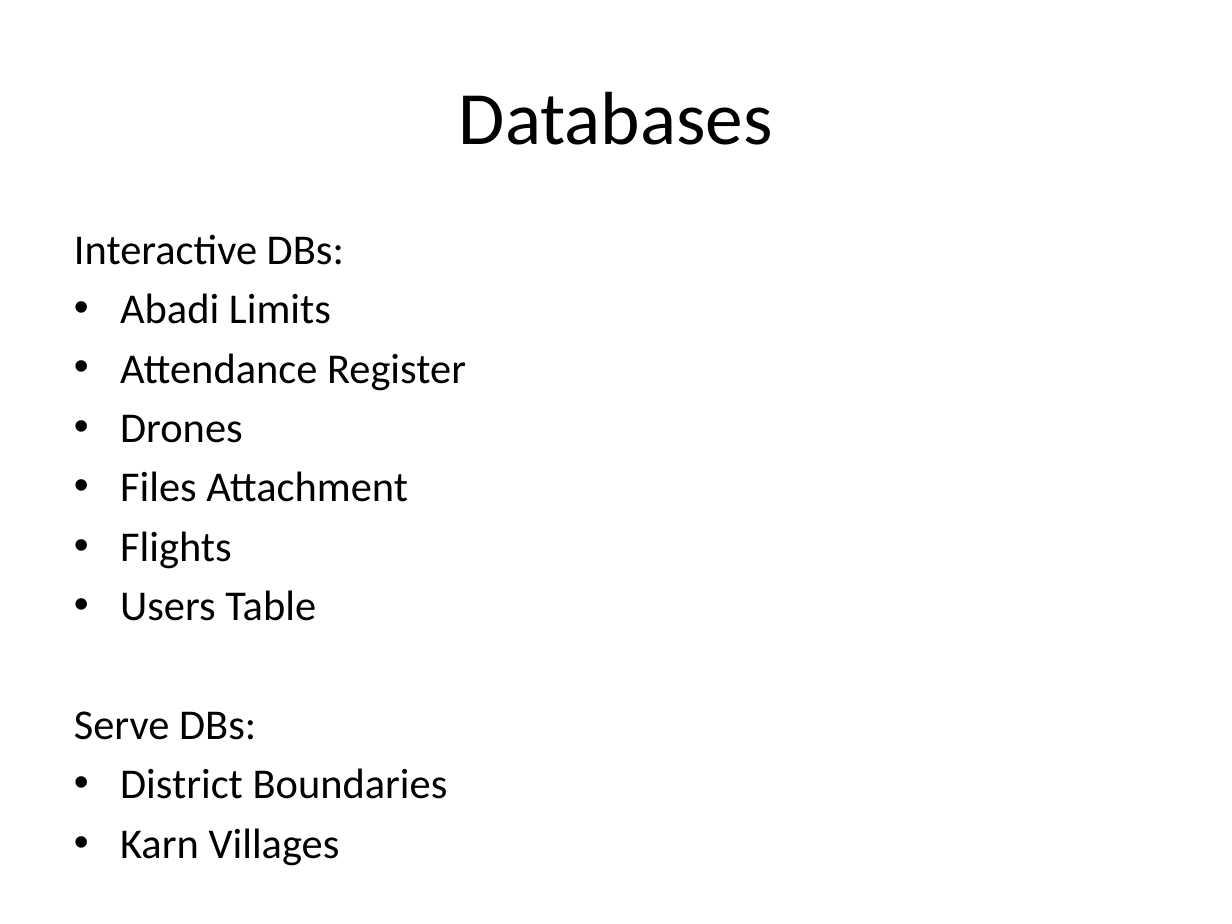
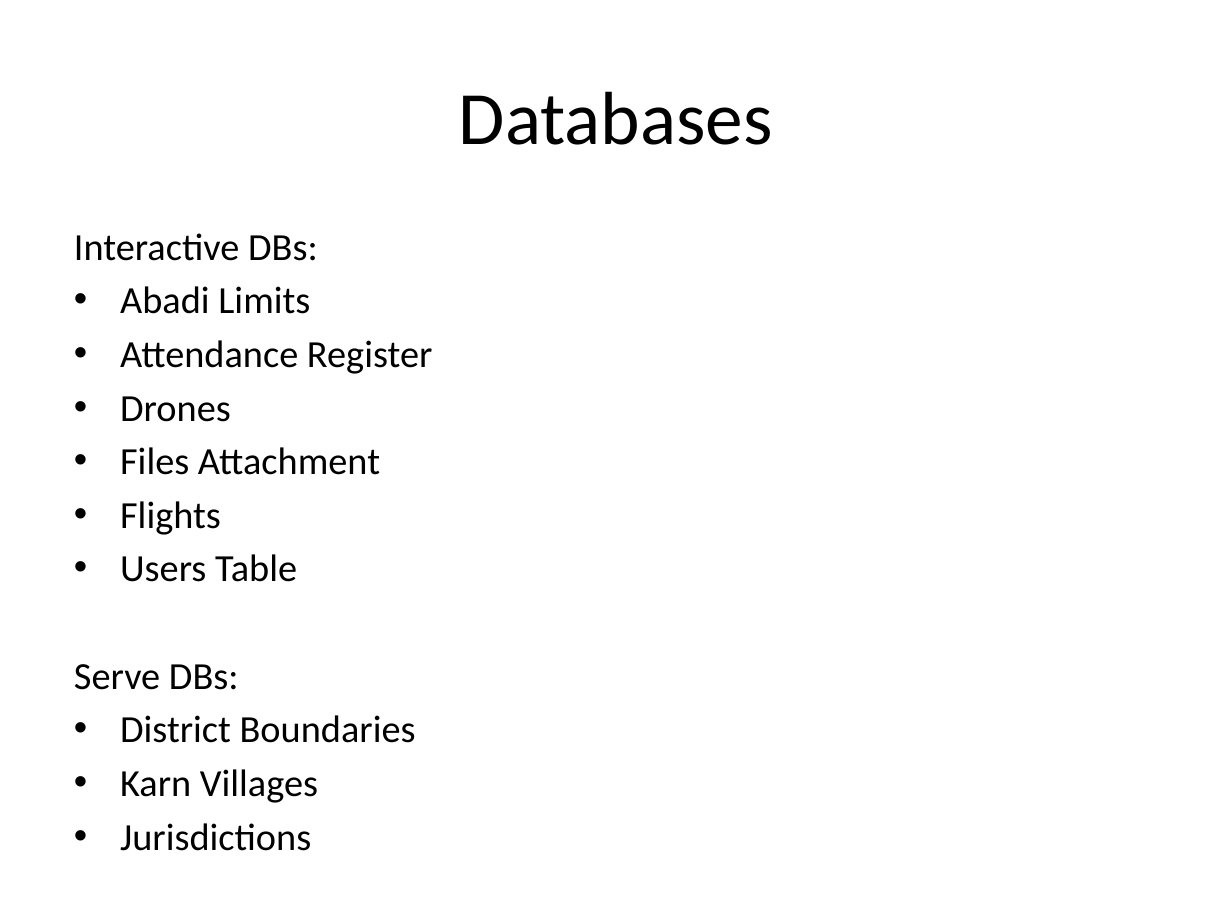
Before and after one commit to ruphil/Karnataka-GDC-Dedicated, a slide deck: slide 3 of Outline.pptx. Drawn at 1232x924 pixels with LibreOffice and Linux fonts; fonts in the diff are those of the drawing. Boxes give left, top, right and bottom in pixels: in the first picture for what was removed or moved away, otherwise in the second. Text is boxed around its words. In the diff, an @@ line names an element or a change of style, - is before the commit and + after.

```diff
--- a/Outline.pptx
+++ b/Outline.pptx
@@ text at [74, 233, 432, 803]: paragraph added @@
+• Jurisdictions
@@ text at [74, 233, 432, 803]: size 24.8 to 22.4 pt @@
```
Also in this commit, not shown: 2 other slides changed, 13 other files.
